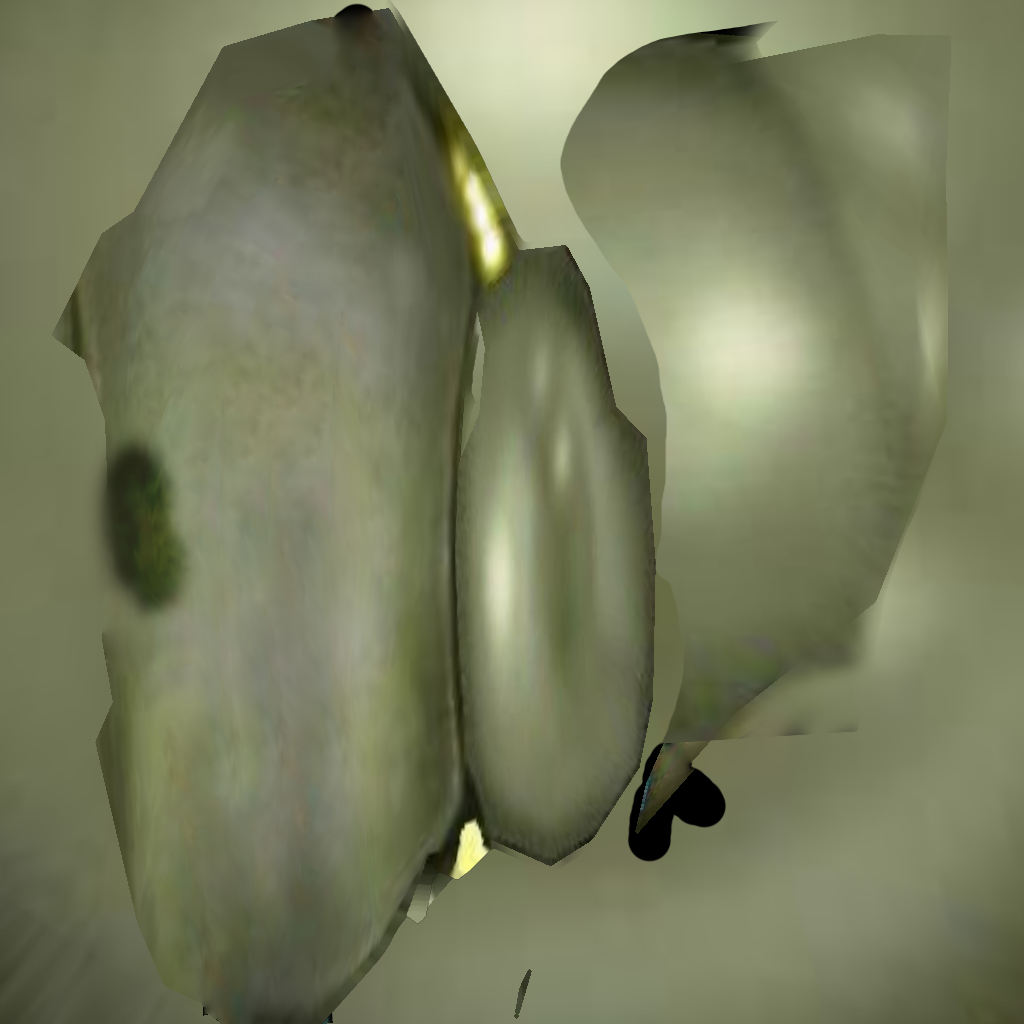
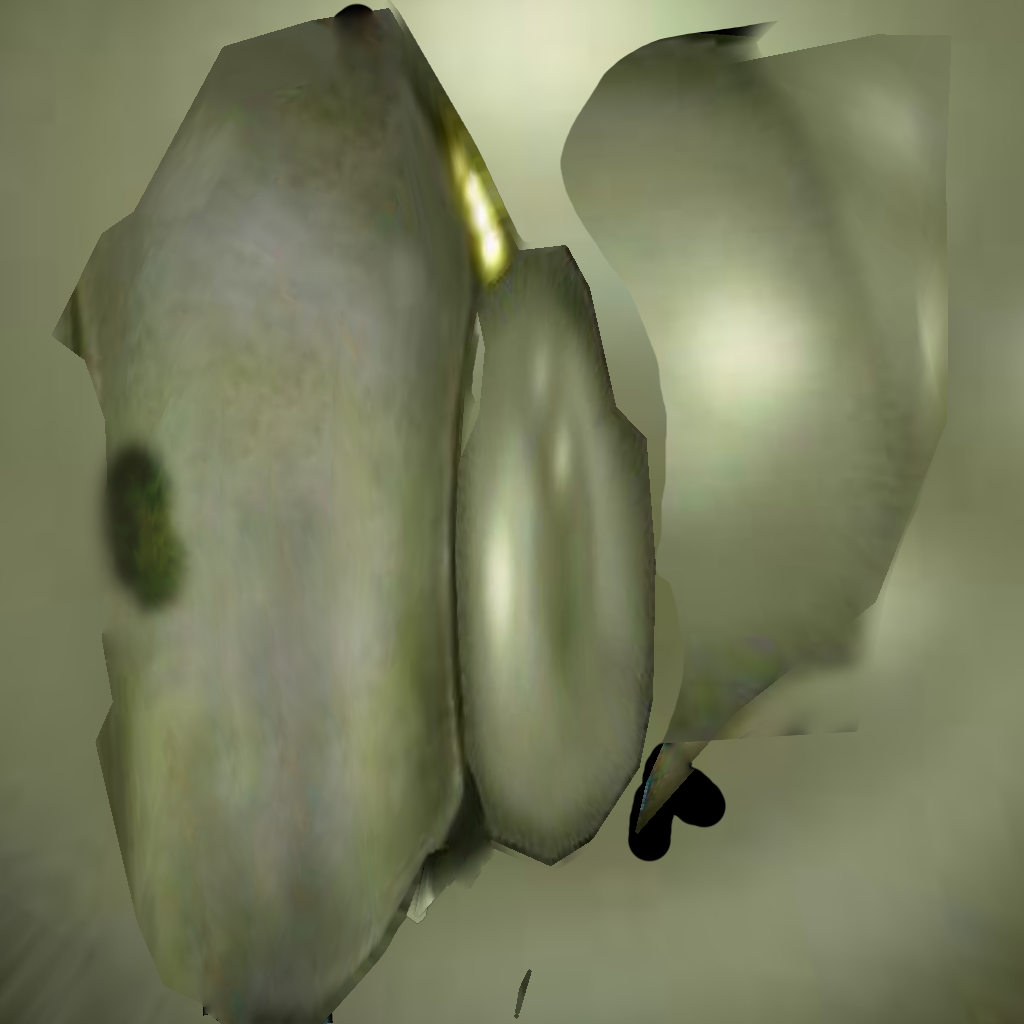
Revision of a layered 1024px x 1024px image; what changed, layer by layer:
added layer "Layer 8" above "Layer 7 copy" over (410, 748, 495, 921)
